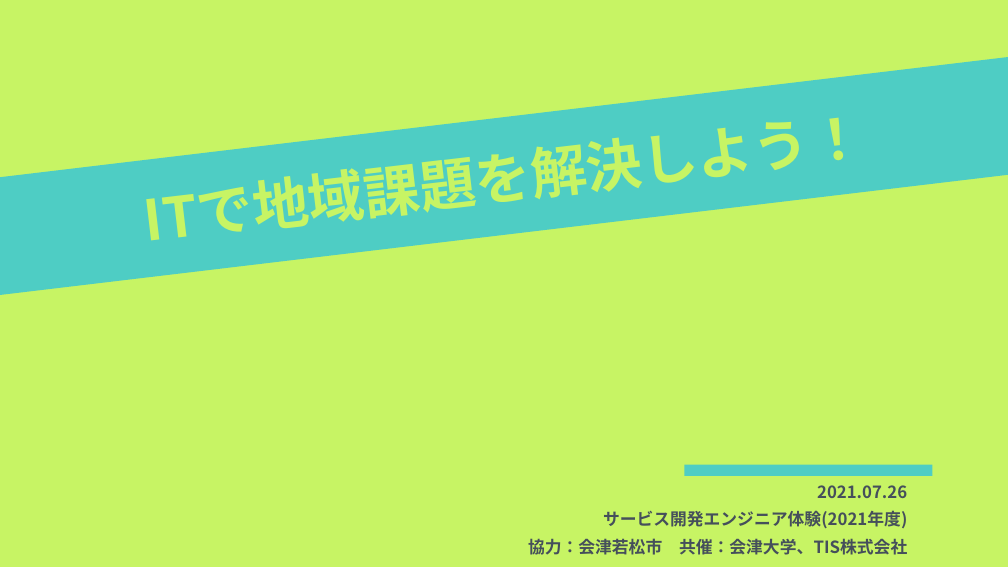
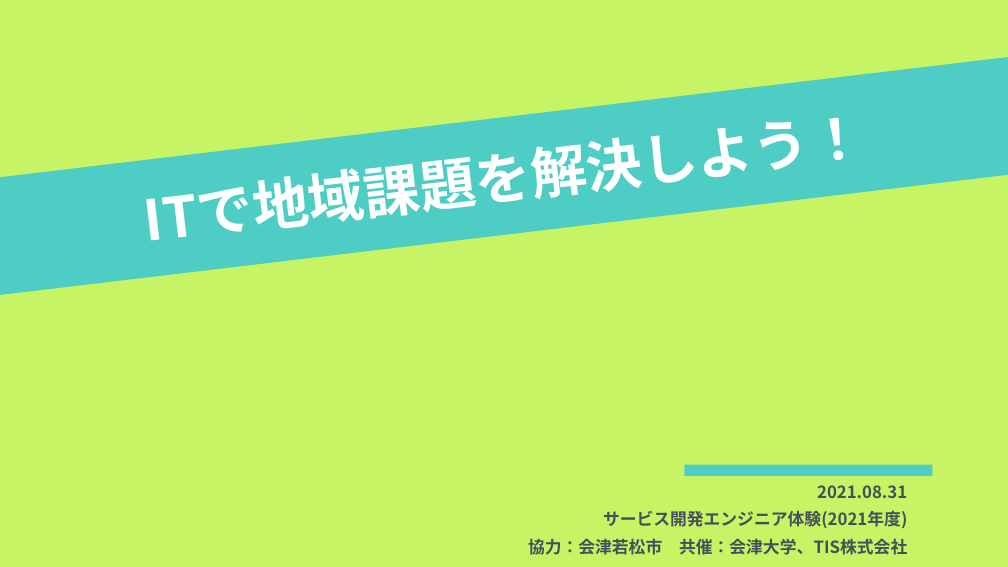
Before and after one commit to kiyohome/wacchi, a slide deck: slide 1 of 2021/ITで地域課題を解決しよう.pptx. Drawn at 1008x567 pixels with LibreOffice and Linux fonts; fonts in the diff are those of the drawing. Boxes give left, top, right and bottom in pixels: in the first picture for what was removed or moved away, otherwise in the second. Text is boxed around its words. In the diff, an @@ line names an element or a change of style, - is before the commit and + after.

```diff
--- a/2021/ITで地域課題を解決しよう.pptx
+++ b/2021/ITで地域課題を解決しよう.pptx
@@ rectangle "ITで地域課題を解決しよう！" at box(0, 56, 1008, 297): text colour #C7F464 to #FFFFFF @@
@@ text at box(817, 485, 907, 498): text changed @@
-2021.07.26
+2021.08.31
```
Also in this commit, not shown: 3 other slides changed, 2 other files.
